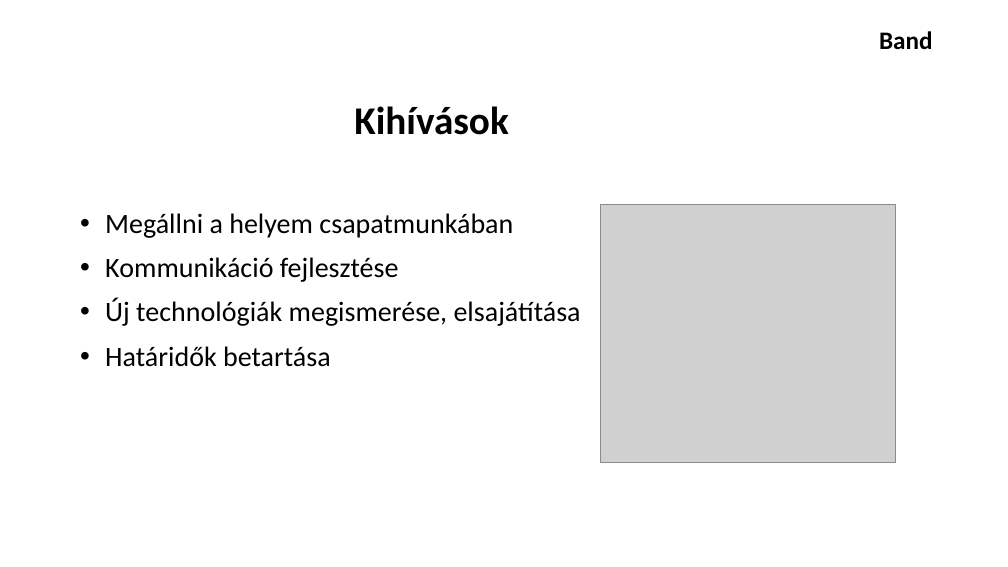
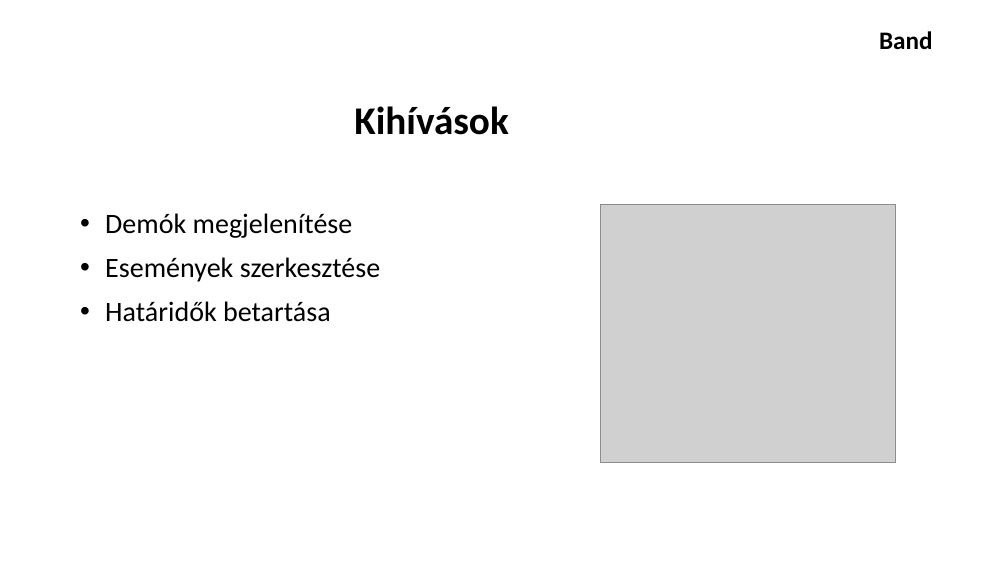
Before and after one commit to schonherz-java-ee-2016-summer/project, a slide deck: slide 4 of presentations/band/Veress_Armin/prezentation_veress_armin.pptx. Drawn at 1008x567 pixels with LibreOffice and Linux fonts; fonts in the diff are those of the drawing; grey boxes stand for pictures; background and template pictures are left out. Boxes give left, top, right and bottom in pixels: in the first picture for what was removed or moved away, otherwise in the second. Text is boxed around its words. In the diff, an @@ line names an element or a change of style, - is before the commit and + after.

```diff
--- a/presentations/band/Veress_Armin/prezentation_veress_armin.pptx
+++ b/presentations/band/Veress_Armin/prezentation_veress_armin.pptx
@@ text at bbox=[105, 213, 380, 282]: text changed @@
-• Megállni a helyem csapatmunkában
-• Kommunikáció fejlesztése
-• Új technológiák megismerése, elsajátítása
+• Demók megjelenítése
+• Események szerkesztése
```
Also in this commit, not shown: 2 other slides changed, 1 slide removed.
